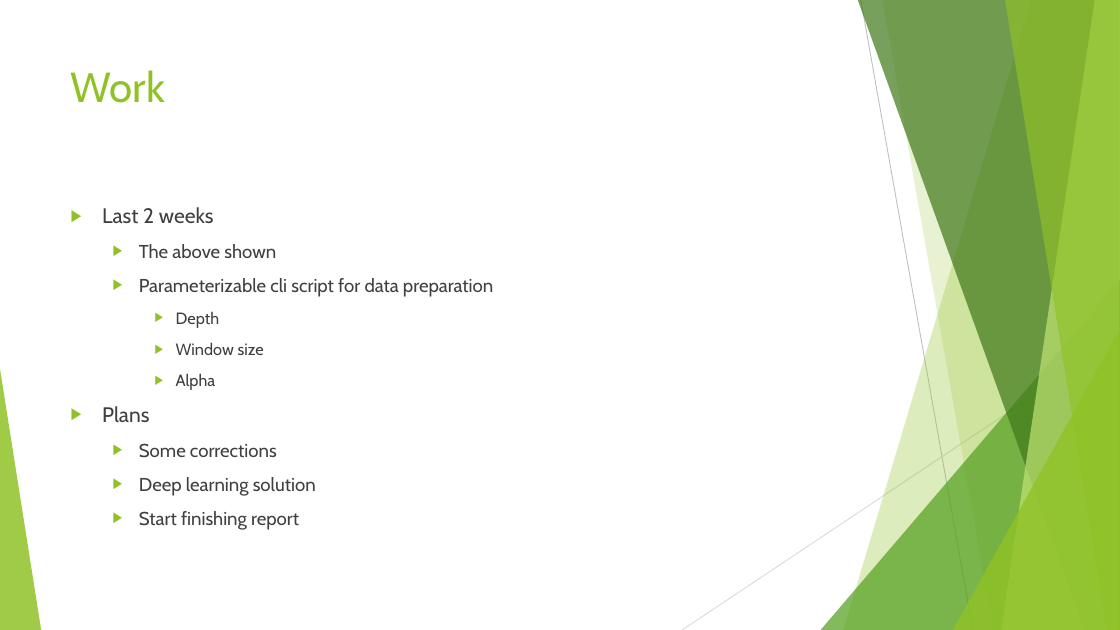
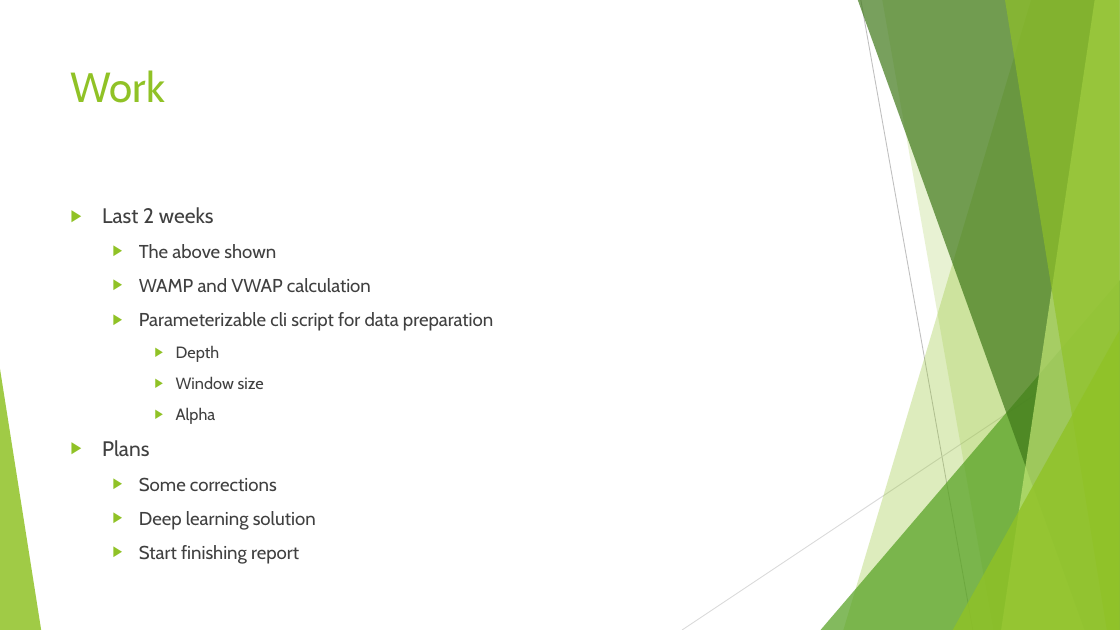
Before and after one commit to tornermarton/SemesterProject, a slide deck: slide 12 of doc/symposium/04_17/symposium.pptx. Drawn at 1120x630 pixels with LibreOffice and Linux fonts; fonts in the diff are those of the drawing. Boxes give left, top, right and bottom in pixels: in the first picture for what was removed or moved away, otherwise in the second. Text is boxed around its words. In the diff, an @@ line names an element or a change of style, - is before the commit and + after.

```diff
--- a/doc/symposium/04_17/symposium.pptx
+++ b/doc/symposium/04_17/symposium.pptx
@@ text at <box>139,278,371,292</box>: paragraph added @@
+  ▶ WAMP and VWAP calculation
```
Also in this commit, not shown: 2 other slides changed, 5 other files.
